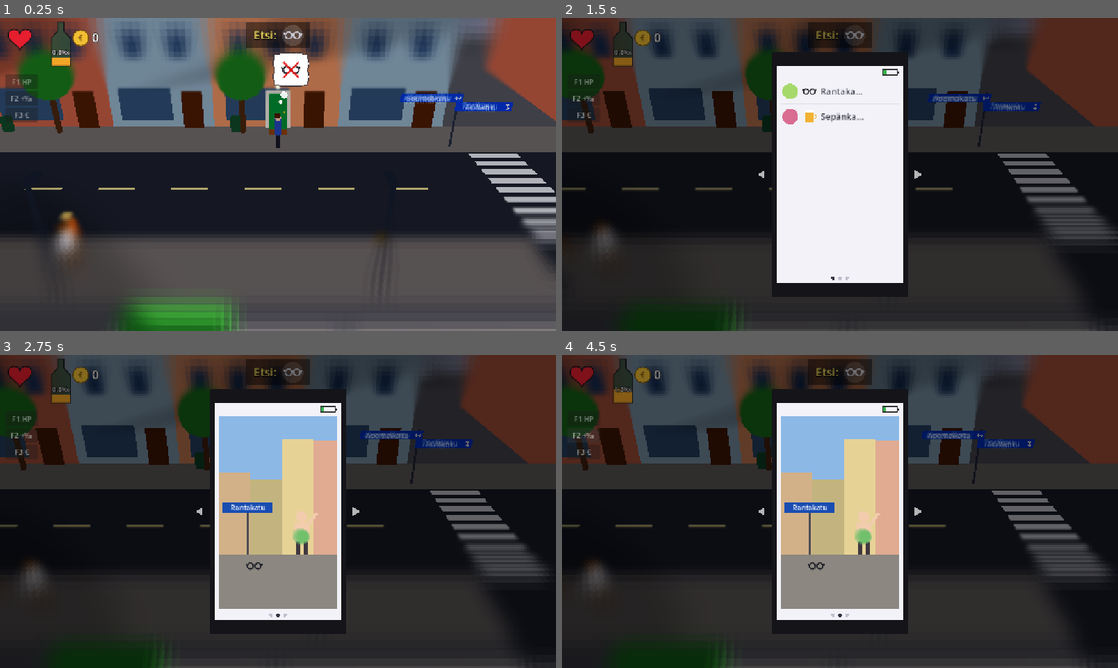
Above: before the commit, frames 1-4 (two rows, left to right).
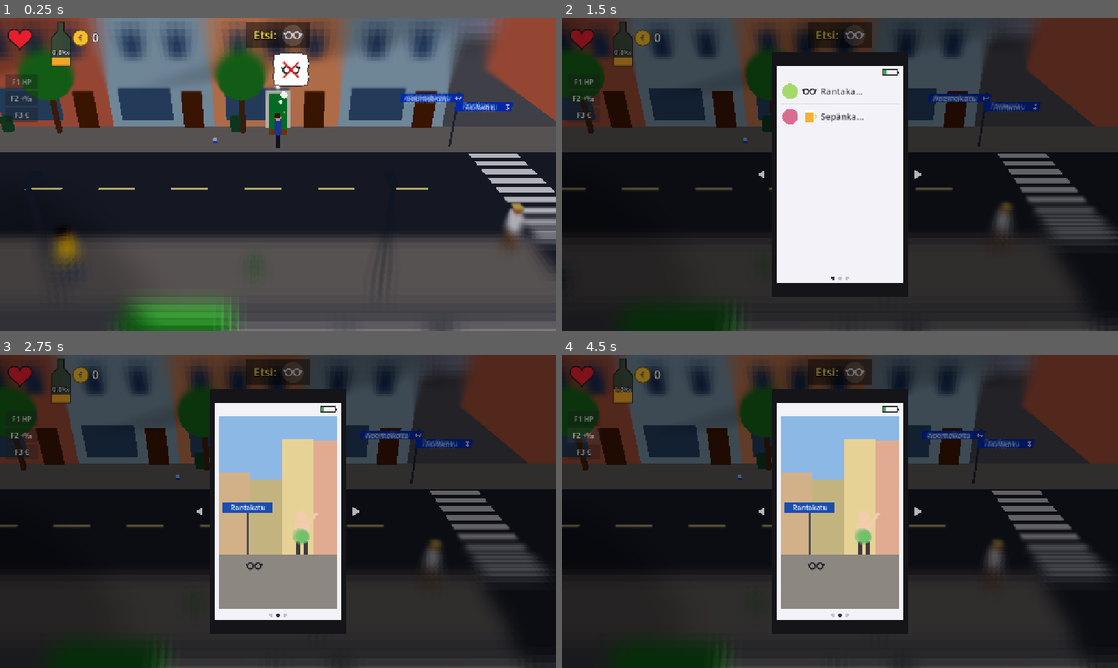
Above: after the commit, the same moments.

Repository: Ecculi/GoodMorningMoonshine
Game: Godot game, scene res://scenes/main.tscn
Same seed, same stepped clock (60 frames per second), same inputs: the game is played once before the commit and once after it.
Inputs:
- Up to frame 1 (0.25 s): no input
- Up to frame 2 (1.5 s): tap Enter at 0.5 s; hold Right (move_right) 0.53-1.28 s; hold Space (action) 0.53-1.28 s; hold Down (move_down) from 1.28 s (still down); tap P (phone) at 1.35 s
- Up to frame 3 (2.75 s): release Down (move_down) at 2.03 s; hold Right (move_right) from 2.03 s (still down); tap Z at 2.1 s
- Up to frame 4 (4.5 s): release Right (move_right) at 2.78 s; hold Up (move_up) 2.78-3.5 s; tap Enter at 2.85 s; click "F1 HP" at 3.5 s; click "F2 +‰" at 4.25 s

The runs differ from the first frame. In frame 1, 1.1% of the frame differs, in the area x 9-95%, y 38-100%; in frame 2, 0.5%; in frame 3, 0.5%; in frame 4, 0.5%.

Commit message:
Cars; drunk blur also inside the circle, circle smallest from 3.0
- Cars come now and then from both ends (right-hand traffic), stop for
  anyone on a zebra crossing and behind other cars, run over people on
  the road elsewhere (player -20 health, passer-by knocked out); none on
  the pedestrian street (Kauppurienkatu); frozen when time stops
- Drunk blur: a little inside the circle too, and the circle shrinks
  faster, reaching its 2.5 m minimum at 3.0 per mille

Co-Authored-By: Claude Opus 5.5 <noreply@anthropic.com>
Claude-Session: https://claude.ai/code/session_014p1PebUFuQA4D9T8dUNWSx

Diff:
--- /dev/null
+++ b/scripts/car.gd
@@ -0,0 +1,111 @@
+extends Node3D
+## A car driving along the street (right-hand traffic). Stops for anyone on
+## a zebra crossing and for the car in front; anyone walking on the road
+## elsewhere may get run over. Lives in world time.
+
+const HALF_LEN := 2.1
+const MAX_SPEED := 7.5
+const ACCEL := 9.0
+const STOP_GAP := 1.6
+const FOLLOW_GAP := 6.5
+const HIT_DAMAGE := 20.0
+const EDGE_X := 34.0
+## Lanes: cars going right (+x) use the near lane, cars going left the far one.
+const LANE_RIGHT := 0.6
+const LANE_LEFT := -3.1
+
+const COLORS := [Color(0.8, 0.15, 0.15), Color(0.15, 0.3, 0.75), Color(0.92, 0.92, 0.9),
+	Color(0.15, 0.15, 0.17), Color(0.85, 0.7, 0.15), Color(0.3, 0.55, 0.35), Color(0.6, 0.6, 0.65)]
+
+var main
+var dir := 1
+var speed := MAX_SPEED
+var _hit_cool := 0.0
+
+
+func setup(rng: RandomNumberGenerator, d: int, x: float) -> void:
+	dir = d
+	position = Vector3(x, 0, LANE_RIGHT if d > 0 else LANE_LEFT)
+	var col: Color = COLORS[rng.randi() % COLORS.size()]
+	_box(Vector3(0, 0.55, 0), Vector3(HALF_LEN * 2.0, 0.6, 1.7), col)
+	_box(Vector3(-0.2 * dir, 1.1, 0), Vector3(2.2, 0.55, 1.55), col.lightened(0.15))
+	_box(Vector3(0.83 * dir, 1.1, 0), Vector3(0.05, 0.45, 1.4), Color(0.3, 0.4, 0.5))  # windscreen
+	_box(Vector3(-1.25 * dir, 1.1, 0), Vector3(0.05, 0.45, 1.4), Color(0.3, 0.4, 0.5))
+	for wx in [-1.3, 1.3]:
+		for wz in [-0.8, 0.8]:
+			var w := MeshInstance3D.new()
+			var cm := CylinderMesh.new()
+			cm.top_radius = 0.33
+			cm.bottom_radius = 0.33
+			cm.height = 0.25
+			cm.radial_segments = 12
+			w.mesh = cm
+			w.material_override = _mat(Color(0.08, 0.08, 0.08))
+			w.rotation.x = PI * 0.5
+			w.position = Vector3(wx, 0.33, wz)
+			add_child(w)
+	# Headlights at the front.
+	for lz in [-0.6, 0.6]:
+		var l := _box(Vector3(HALF_LEN * dir, 0.6, lz), Vector3(0.06, 0.16, 0.3), Color(1, 0.95, 0.75))
+		var m: StandardMaterial3D = l.material_override
+		m.emission_enabled = true
+		m.emission = Color(1, 0.9, 0.6)
+
+
+func _process(_delta: float) -> void:
+	var dt: float = GameState.world_dt
+	if dt <= 0.0:
+		return
+	_hit_cool = maxf(0.0, _hit_cool - dt)
+	var want := MAX_SPEED
+	# Someone on a zebra crossing ahead: stop in front of it.
+	for cw_x in main.crosswalk_xs():
+		var ahead: float = (cw_x - position.x) * dir
+		if ahead > 0.0 and ahead < 14.0 and main.someone_on_crosswalk(cw_x):
+			var room: float = ahead - HALF_LEN - STOP_GAP - 1.2
+			want = minf(want, maxf(0.0, room * 1.6))
+	# Keep a gap to the car in front.
+	for other in main.cars:
+		if other == self or other.dir != dir:
+			continue
+		var gap: float = (other.position.x - position.x) * dir
+		if gap > 0.0 and gap < FOLLOW_GAP + 6.0:
+			want = minf(want, maxf(0.0, (gap - FOLLOW_GAP) * 2.0))
+	speed = move_toward(speed, want, ACCEL * dt)
+	position.x += dir * speed * dt
+	if speed > 2.0 and _hit_cool <= 0.0:
+		_check_hits()
+	if absf(position.x) > EDGE_X:
+		main.remove_car(self)
+
+
+## Anyone in the car's way on the road gets hit.
+func _check_hits() -> void:
+	var p = main.player
+	if absf(p.position.x - position.x) < HALF_LEN + 0.3 and absf(p.position.z - position.z) < 1.1:
+		p.take_hit(HIT_DAMAGE, position.x - dir * 3.0)
+		_hit_cool = 1.0
+	for n in main.npcs:
+		if n.is_down():
+			continue
+		if absf(n.position.x - position.x) < HALF_LEN + 0.3 and absf(n.position.z - position.z) < 1.1:
+			n.take_hit(10, self)
+			_hit_cool = 1.0
+
+
+func _mat(c: Color) -> StandardMaterial3D:
+	var m := StandardMaterial3D.new()
+	m.albedo_color = c
+	m.roughness = 0.5
+	return m
+
+
+func _box(pos: Vector3, size: Vector3, c: Color) -> MeshInstance3D:
+	var mi := MeshInstance3D.new()
+	var bm := BoxMesh.new()
+	bm.size = size
+	mi.mesh = bm
+	mi.material_override = _mat(c)
+	mi.position = pos
+	add_child(mi)
+	return mi
--- a/scripts/main.gd
+++ b/scripts/main.gd
@@ -14,6 +14,7 @@
 const LostItemNode = preload("res://scripts/lost_item_node.gd")
 const ModalUI = preload("res://scripts/modal_ui.gd")
 const DebugTools = preload("res://scripts/debug_tools.gd")
+const Car = preload("res://scripts/car.gd")
 
 ## Battery use per second while the phone is open, by page.
 const PHONE_DRAIN := [1.2, 1.8, 3.5]
@@ -63,6 +64,8 @@
 var npcs: Array = []
 var items: Array = []
 var lost_nodes: Array = []
+var cars: Array = []
+var _car_timer := 3.0
 var rng := RandomNumberGenerator.new()
 
 ## Items left on the ground in blocks visited today: key -> [[kind, pos, value], ...].
@@ -116,6 +119,7 @@
 func _process(delta: float) -> void:
 	_process_modal(delta)
 	_check_transitions()
+	_update_traffic()
 	var target_x := clampf(player.position.x, -10.0, 10.0)
 	camera.position.x = lerpf(camera.position.x, target_x, 1.0 - exp(-4.0 * delta))
 	_update_sun()
@@ -196,6 +200,10 @@
 
 
 func _clear_block_content() -> void:
+	for c in cars:
+		c.queue_free()
+	cars.clear()
+	_car_timer = rng.randf_range(2.0, 8.0)
 	for ln in lost_nodes:
 		ln.queue_free()
 	lost_nodes.clear()
@@ -868,6 +876,50 @@
 	add_child(n)
 	npcs.append(n)
 	return n
+
+
+# --- Traffic ----------------------------------------------------------------------
+
+## Cars come now and then from either end of the block. No cars on the
+## pedestrian street (Rotuaari).
+func _update_traffic() -> void:
+	var dt := GameState.world_dt
+	if dt <= 0.0 or GameState.over or _is_pedestrian_street():
+		return
+	_car_timer -= dt
+	if _car_timer <= 0.0:
+		_car_timer = rng.randf_range(6.0, 16.0)
+		var d := 1 if rng.randf() < 0.5 else -1
+		var c = Car.new()
+		c.main = self
+		c.setup(rng, d, -Car.EDGE_X * d + d * 0.5)
+		add_child(c)
+		cars.append(c)
+
+
+func _is_pedestrian_street() -> bool:
+	return CityMap.street_name(segment) == "Kauppurienkatu"
+
+
+func remove_car(c) -> void:
+	cars.erase(c)
+	c.queue_free()
+
+
+## The zebra crossings are at both ends of the block, across this street.
+func crosswalk_xs() -> Array:
+	return [-(BLOCK_HALF + 1.6), BLOCK_HALF + 1.6]
+
+
+func someone_on_crosswalk(cw_x: float) -> bool:
+	var people: Array = [player]
+	for n in npcs:
+		if not n.is_down():
+			people.append(n)
+	for pp in people:
+		if absf(pp.position.x - cw_x) < 1.4 and pp.position.z > -5.0 and pp.position.z < 2.5:
+			return true
+	return false
 
 
 # --- Police -----------------------------------------------------------------------
@@ -1158,9 +1210,9 @@
 	layer.add_child(rect)
 
 
-## Drunk: everything outside a circle around the player gets blurrier, and
-## the circle shrinks from the whole screen (2.0 per mille) to a radius of
-## 2.5 m (3.5 per mille).
+## Drunk: everything gets blurrier (a little inside a circle around the
+## player, more outside it), and the circle shrinks quickly from the whole
+## screen (2.0 per mille) to a radius of 2.5 m (3.0 per mille and up).
 const DRUNK_CIRCLE_MAX := 14.0
 const DRUNK_CIRCLE_MIN := 2.5
 
@@ -1172,7 +1224,8 @@
 	var c: Vector3 = player.global_position + Vector3(0, 1.0, 0)
 	if camera.is_position_behind(c):
 		return
-	var r_m := lerpf(DRUNK_CIRCLE_MAX, DRUNK_CIRCLE_MIN, t)
+	var shrink := pow(clampf((GameState.promille - GameState.PROMILLE_DRUNK) / 1.0, 0.0, 1.0), 0.6)
+	var r_m := lerpf(DRUNK_CIRCLE_MAX, DRUNK_CIRCLE_MIN, shrink)
 	var cp := camera.unproject_position(c)
 	var ep := camera.unproject_position(c + Vector3(r_m, 0, 0))
 	tilt_mat.set_shader_parameter("circle_center", cp / vs)
--- a/shaders/tilt_shift.gdshader
+++ b/shaders/tilt_shift.gdshader
@@ -29,7 +29,8 @@
 	// Drunk blur only outside the circle, with a soft edge.
 	float dc = length((SCREEN_UV - circle_center) * vec2(aspect, 1.0));
 	float outside = smoothstep(circle_radius, circle_radius * 1.6, dc);
-	amount = clamp(max(amount, outside * drunk), 0.0, 1.0);
+	// Some blur also inside the circle, stronger outside it.
+	amount = clamp(max(amount, mix(0.3, 1.0, outside) * drunk), 0.0, 1.0);
 	vec2 step_px = SCREEN_PIXEL_SIZE * max_blur * amount;
 	vec3 col = vec3(0.0);
 	float wsum = 0.0;
Not shown, changed: DESIGN.md
